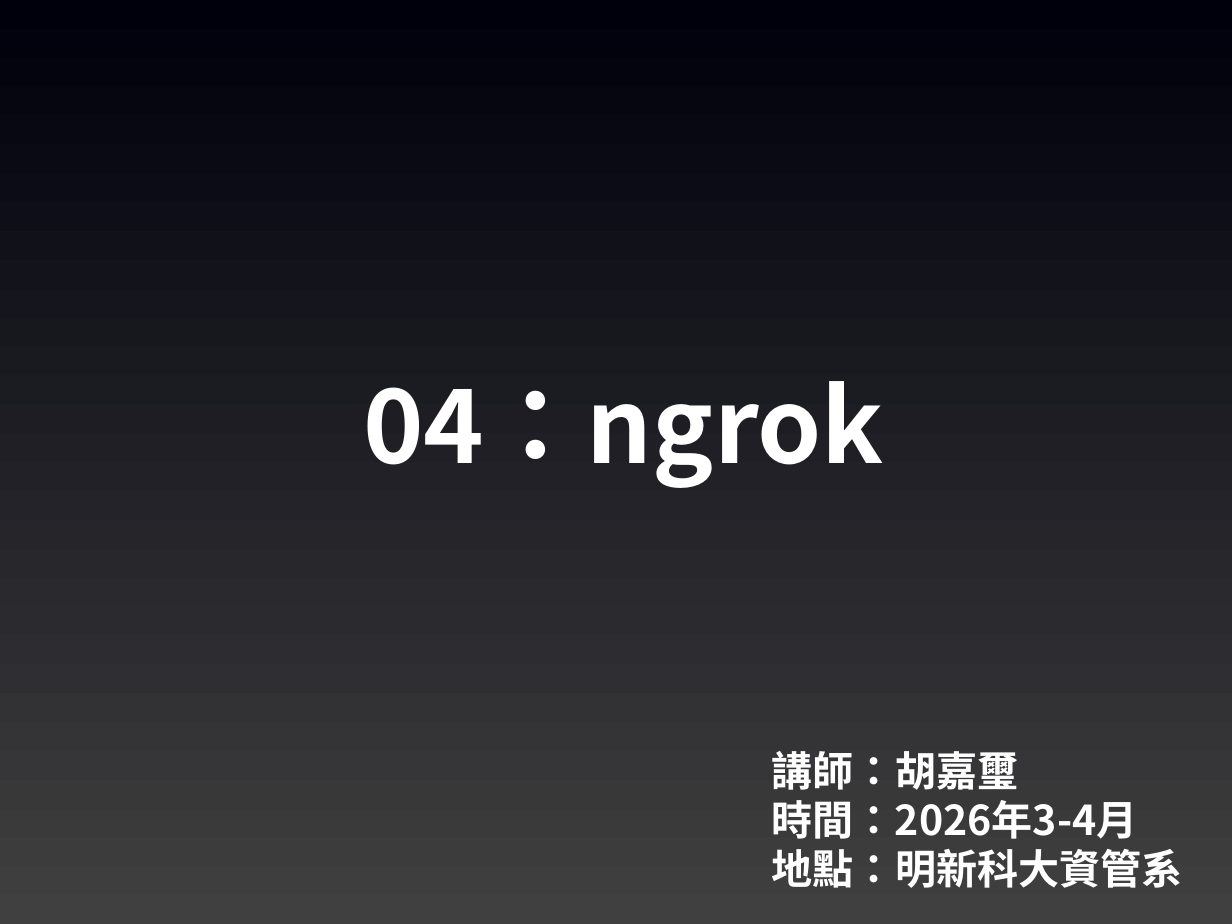
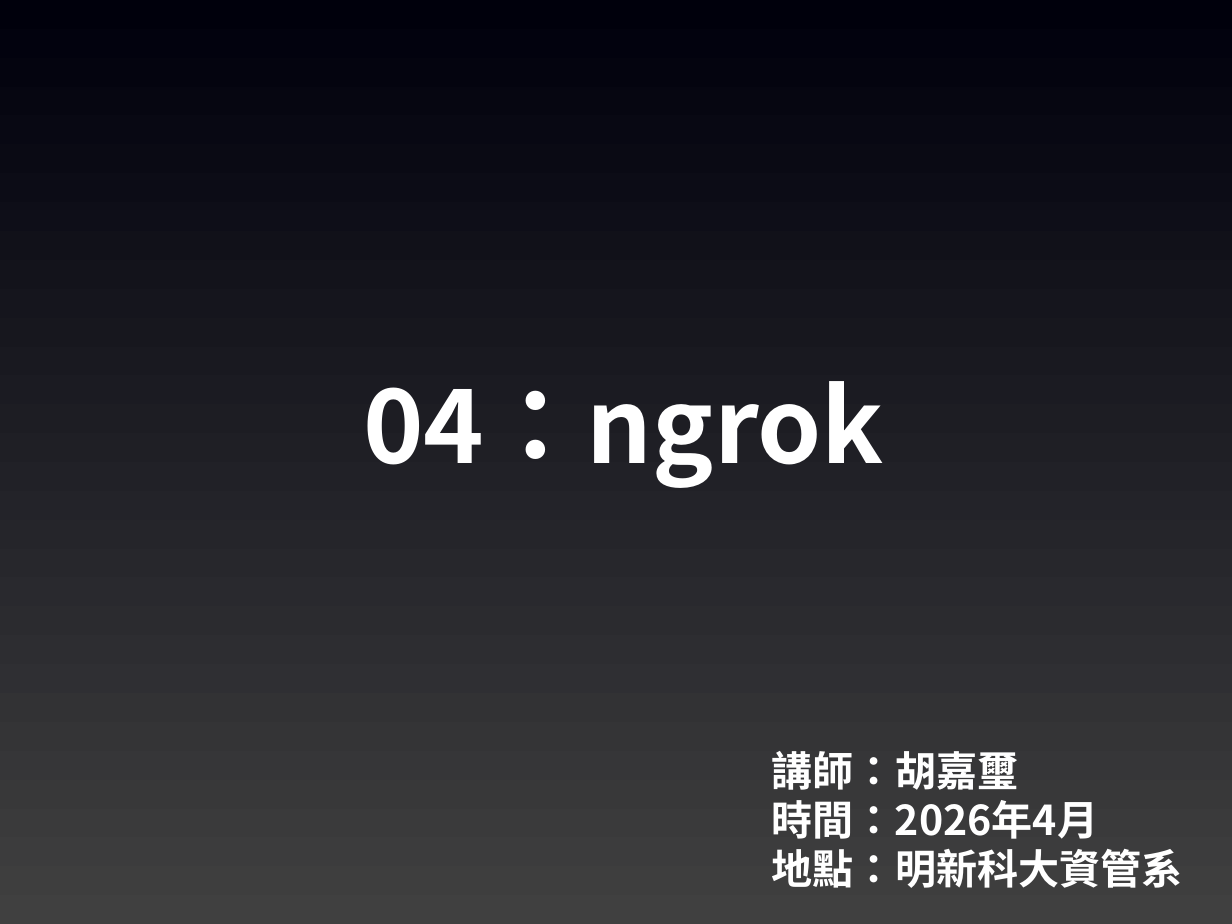
Before and after one commit to joshhu/mustlinebot2026, a slide deck: slide 1 of Slides/04. Ngrok說明.pptx. Drawn at 1232x924 pixels with LibreOffice and Linux fonts; fonts in the diff are those of the drawing. Boxes give left, top, right and bottom in pixels: in the first picture for what was removed or moved away, otherwise in the second. Text is boxed around its words. In the diff, an @@ line names an element or a change of style, - is before the commit and + after.

```diff
--- a/Slides/04. Ngrok說明.pptx
+++ b/Slides/04. Ngrok說明.pptx
@@ text at (772, 800, 1099, 839): text changed @@
-時間：2026年3-4月
+時間：2026年4月
```
Also in this commit, not shown: 3 other slides changed, 16 slides removed, 3 other files.
